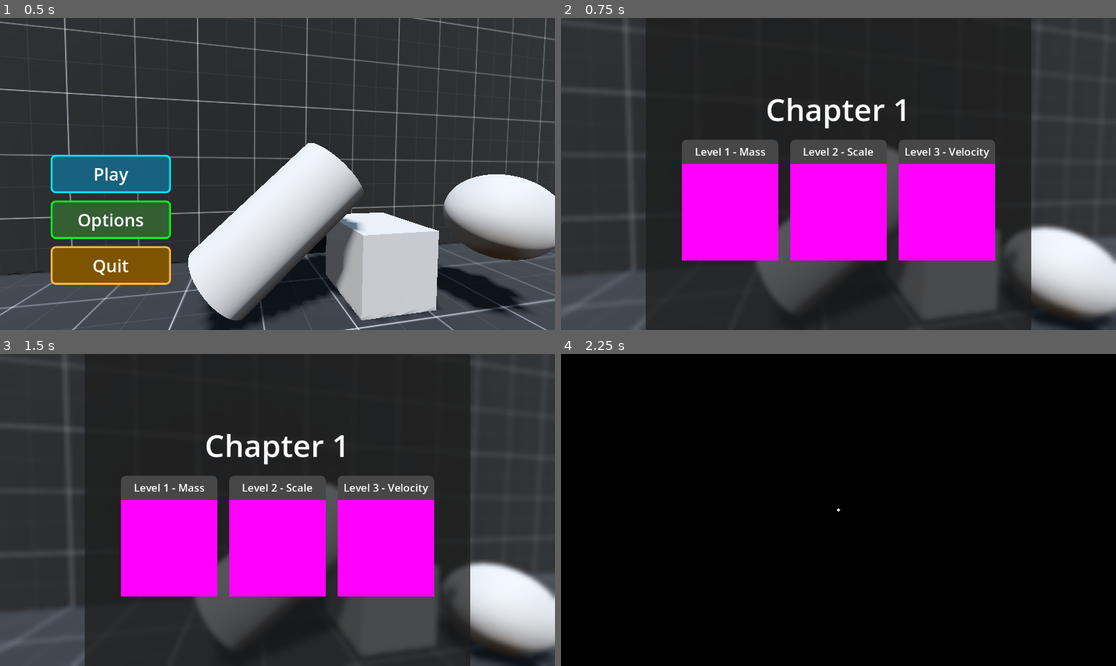
Above: before the commit, frames 1-4 (two rows, left to right).
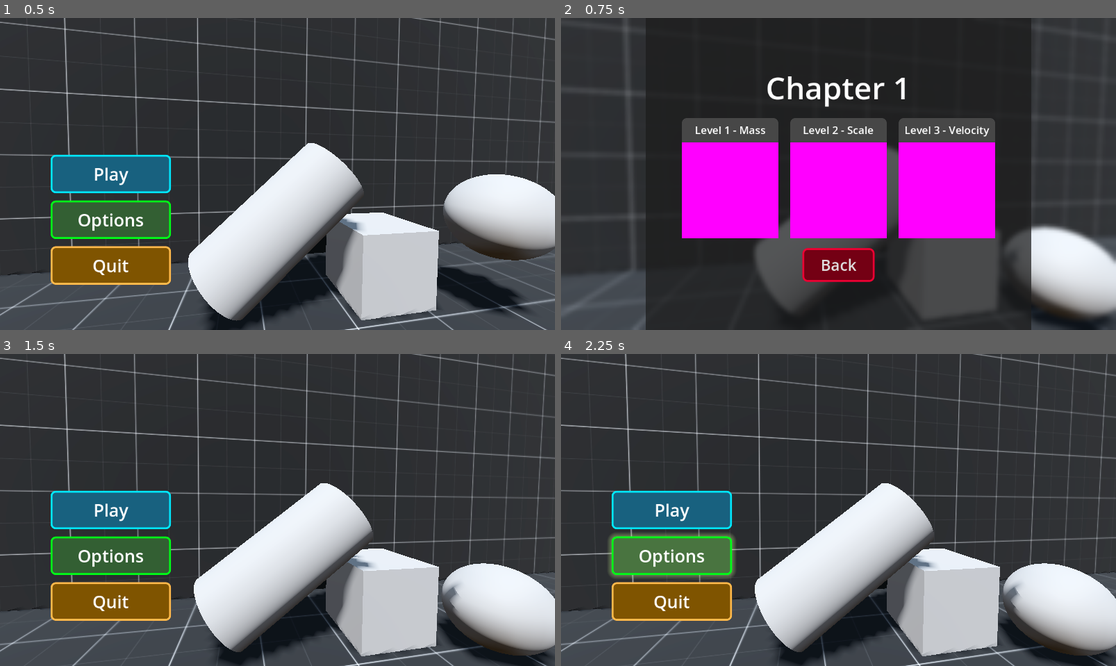
Above: after the commit, the same moments.

Repository: Radian6405/Rescale
Game: Godot game, scene res://scenes/menus/main_menu.tscn
Same seed, same stepped clock (60 frames per second), same inputs: the game is played once before the commit and once after it. This scene is started directly instead of the project's main scene.
Inputs (mouse positions are in pixels of both pictures, inside the frame that each line leads up to):
- Up to frame 1 (0.5 s): no input
- Up to frame 2 (0.75 s): click "Play" at 0.5 s
- Up to frame 3 (1.5 s): click (277, 600) at 1.25 s, where only the run after the commit has a clickable "Back"
- Up to frame 4 (2.25 s): click (727, 547) at 2.02 s

Frame 1 is identical in both runs. In frame 2, 13% of the frame differs, in the area x 21-79%, y 18-85%; in frame 3, 42%; in frame 4, 100%, in the area x 0-100%, y 0-100%.

Commit message:
feat: back button in level select view in main menu

Diff:
--- a/scenes/menus/main_menu.gd
+++ b/scenes/menus/main_menu.gd
@@ -36,3 +36,8 @@
 
 func change_level(level) -> void:
 	get_tree().change_scene_to_file(level)
+
+
+func _on_back_button_pressed() -> void:
+	main_control.visible = true
+	level_control.visible = false
--- a/scenes/menus/main_menu.tscn
+++ b/scenes/menus/main_menu.tscn
@@ -158,6 +158,60 @@
 
 [sub_resource type="PlaceholderTexture2D" id="PlaceholderTexture2D_wqlmk"]
 size = Vector2(200, 200)
+
+[sub_resource type="StyleBoxFlat" id="StyleBoxFlat_3srw5"]
+bg_color = Color(0.456015, 0, 0.0782013, 1)
+border_width_left = 4
+border_width_top = 4
+border_width_right = 4
+border_width_bottom = 4
+border_color = Color(0.915756, 0.000388752, 0.1981, 1)
+corner_radius_top_left = 10
+corner_radius_top_right = 10
+corner_radius_bottom_right = 10
+corner_radius_bottom_left = 10
+
+[sub_resource type="StyleBoxFlat" id="StyleBoxFlat_5e8jo"]
+bg_color = Color(0.456015, 0, 0.0782013, 1)
+border_width_left = 4
+border_width_top = 4
+border_width_right = 4
+border_width_bottom = 4
+border_color = Color(0.915756, 0.000388752, 0.1981, 1)
+corner_radius_top_left = 10
+corner_radius_top_right = 10
+corner_radius_bottom_right = 10
+corner_radius_bottom_left = 10
+shadow_color = Color(0.964706, 0.623529, 0.607843, 0.443137)
+shadow_size = 10
+
+[sub_resource type="StyleBoxFlat" id="StyleBoxFlat_30jjk"]
+bg_color = Color(0.454902, 0, 0.0784314, 0.647059)
+border_width_left = 4
+border_width_top = 4
+border_width_right = 4
+border_width_bottom = 4
+border_color = Color(0.915756, 0.000388752, 0.1981, 1)
+corner_radius_top_left = 10
+corner_radius_top_right = 10
+corner_radius_bottom_right = 10
+corner_radius_bottom_left = 10
+shadow_color = Color(0.964706, 0.623529, 0.607843, 0.443137)
+shadow_size = 10
+
+[sub_resource type="StyleBoxFlat" id="StyleBoxFlat_q0qg7"]
+bg_color = Color(0.454902, 0, 0.0784314, 0.647059)
+border_width_left = 4
+border_width_top = 4
+border_width_right = 4
+border_width_bottom = 4
+border_color = Color(0.915756, 0.000388752, 0.1981, 1)
+corner_radius_top_left = 10
+corner_radius_top_right = 10
+corner_radius_bottom_right = 10
+corner_radius_bottom_left = 10
+shadow_color = Color(0.964706, 0.623529, 0.607843, 0.443137)
+shadow_size = 10
 
 [node name="MainMenu" type="Node3D"]
 script = ExtResource("1_i68o8")
@@ -419,12 +473,28 @@
 layout_mode = 2
 texture_normal = SubResource("PlaceholderTexture2D_wqlmk")
 
+[node name="BoxContainer" type="BoxContainer" parent="LevelControl/VBoxContainer"]
+layout_mode = 2
+size_flags_horizontal = 4
+size_flags_vertical = 8
+
+[node name="BackButton" type="Button" parent="LevelControl/VBoxContainer/BoxContainer"]
+custom_minimum_size = Vector2(150, 70)
+layout_mode = 2
+theme_override_font_sizes/font_size = 32
+theme_override_styles/normal = SubResource("StyleBoxFlat_3srw5")
+theme_override_styles/hover = SubResource("StyleBoxFlat_5e8jo")
+theme_override_styles/pressed = SubResource("StyleBoxFlat_30jjk")
+theme_override_styles/focus = SubResource("StyleBoxFlat_q0qg7")
+text = "Back"
+
 [connection signal="pressed" from="MainControl/VBoxContainer/HBoxContainer/PlayButton" to="." method="_on_play_button_pressed"]
 [connection signal="pressed" from="MainControl/VBoxContainer/HBoxContainer2/OptionsButton" to="." method="_on_options_button_pressed"]
 [connection signal="pressed" from="MainControl/VBoxContainer/HBoxContainer3/QuitButton" to="." method="_on_quit_button_pressed"]
 [connection signal="pressed" from="LevelControl/VBoxContainer/HBoxContainer/VBoxContainer/Level1Button" to="." method="_on_level_1_button_pressed"]
 [connection signal="pressed" from="LevelControl/VBoxContainer/HBoxContainer/VBoxContainer2/Level2Button" to="." method="_on_level_2_button_pressed"]
 [connection signal="pressed" from="LevelControl/VBoxContainer/HBoxContainer/VBoxContainer3/Level3Button" to="." method="_on_level_3_button_pressed"]
+[connection signal="pressed" from="LevelControl/VBoxContainer/BoxContainer/BackButton" to="." method="_on_back_button_pressed"]
 
 [editable path="Pickups/cube_pickup"]
 [editable path="Pickups/cylinder_pickup"]
Not shown: 1 places in scenes/menus/main_menu.tscn that only renumber resources
